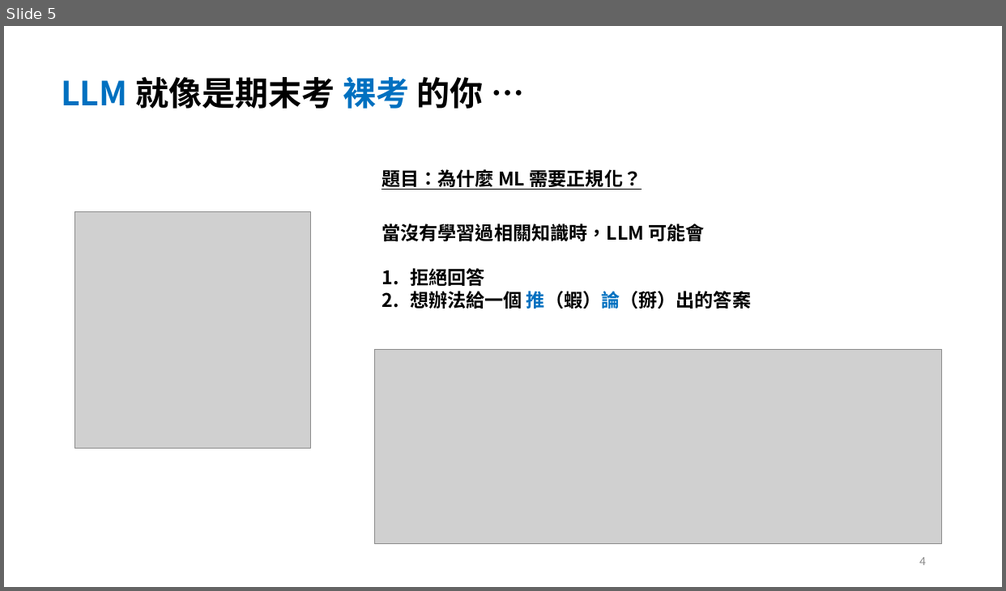
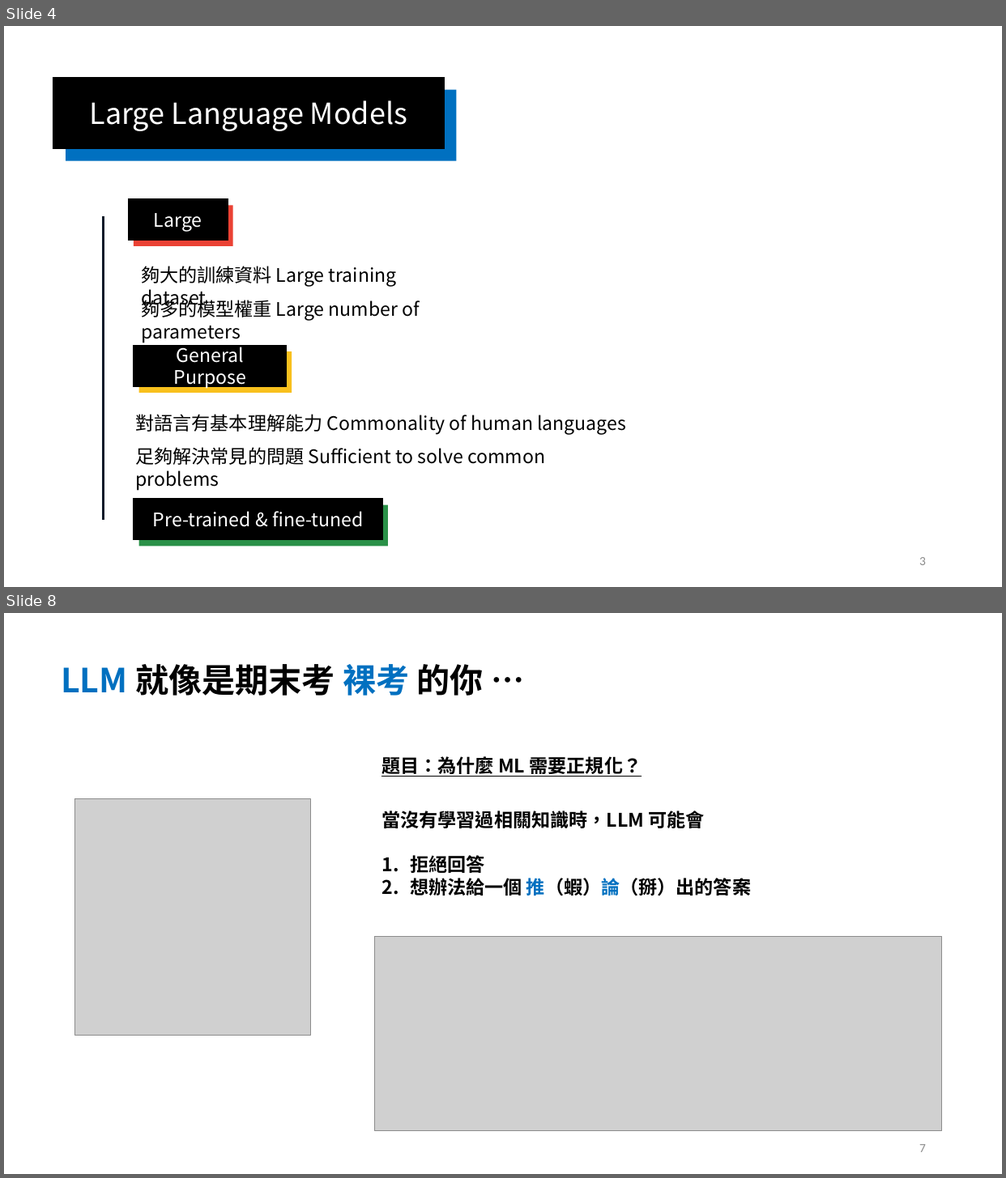
Before and after one commit to cathayins/llama_club, a slide deck: R1/R1.pptx. Shown one above the other, each under a label of ours: slide 5 before the commit, slides 4 and 8 after it; the slides between them are not shown. The pictures are 1006x591 and 1006x1178 pixels, drawn with LibreOffice and Linux fonts; fonts in the diff are those of the drawing; grey boxes stand for pictures. Boxes give left, top, right and bottom in pixels: in the first picture for what was removed or moved away, otherwise in the second. Text is boxed around its words. In the diff, an @@ line names an element or a change of style, - is before the commit and + after.

```diff
--- a/R1/R1.pptx
+++ b/R1/R1.pptx
@@ slide 4 added at box(4, 26, 1002, 587), background #FFFFFF @@
@@ rectangle added at box(53, 78, 444, 149), fill #000000, outline #000000 1 pt, 28 pt, text #FFFFFF @@
+Large Language Models
@@ rectangle added at box(66, 90, 456, 160), fill #0070C0, 28 pt, text #0070C0 @@
+Large Language Models
@@ line added from (104, 217) to (104, 520), #0C1B29 2.25 pt @@
@@ rectangle added at box(128, 199, 228, 240), fill #000000, outline #000000 1 pt, 18 pt, text #FFFFFF @@
+Large
@@ rectangle added at box(134, 205, 233, 246), fill #EB4234 @@
@@ text added at box(141, 266, 397, 287), 18 pt, text #000000 @@
+夠大的訓練資料 Large training dataset
@@ text added at box(141, 297, 420, 321), 18 pt, text #000000 @@
+夠多的模型權重 Large number of parameters
@@ rectangle added at box(134, 346, 286, 386), fill #000000, outline #000000 1 pt, 18 pt, text #FFFFFF @@
+General Purpose
@@ rectangle added at box(138, 352, 292, 393), fill #F8C01D @@
@@ text added at box(135, 414, 626, 434), 18 pt, text #000000 @@
+對語言有基本理解能力 Commonality of human languages
@@ text added at box(135, 447, 545, 465), 18 pt, text #000000 @@
+足夠解決常見的問題 Sufficient to solve common problems
@@ rectangle added at box(134, 499, 383, 540), fill #000000, outline #000000 1 pt, 18 pt, text #FFFFFF @@
+Pre-trained & fine-tuned
@@ rectangle added at box(138, 506, 388, 546), fill #2A9148 @@
@@ page number added at box(919, 557, 926, 565), 12 pt, text #8C8C8C @@
+3
@@ what was slide 5 is now slide 8 @@
@@ page number at box(919, 1144, 926, 1152): text changed @@
-4
+7
```
Also in this commit, not shown: 5 slides changed, 3 other slides added, 1 slide removed.
